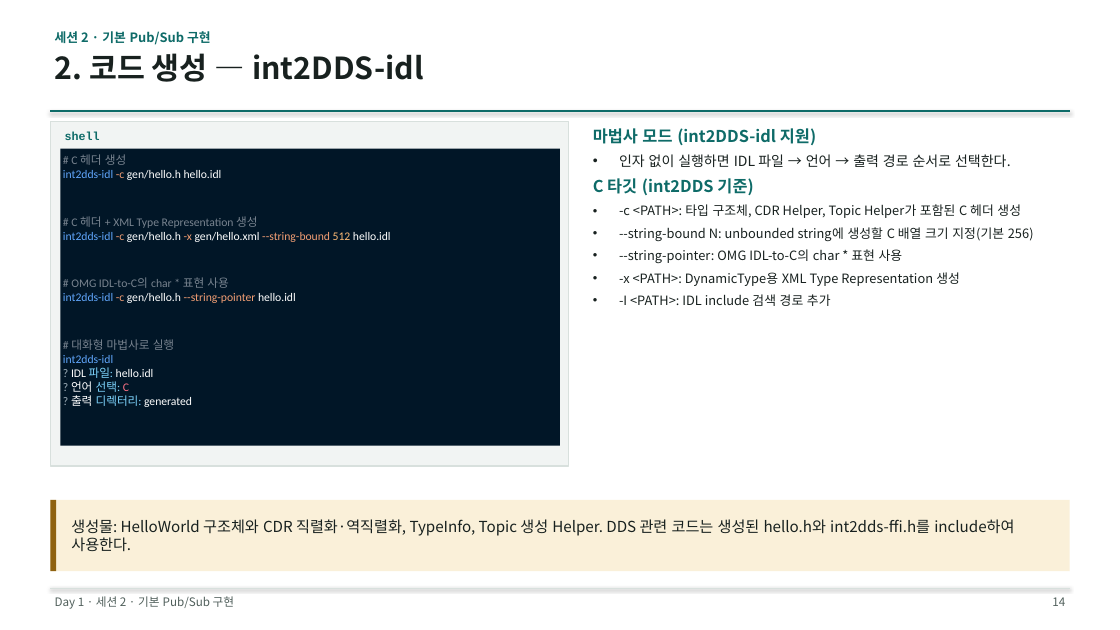
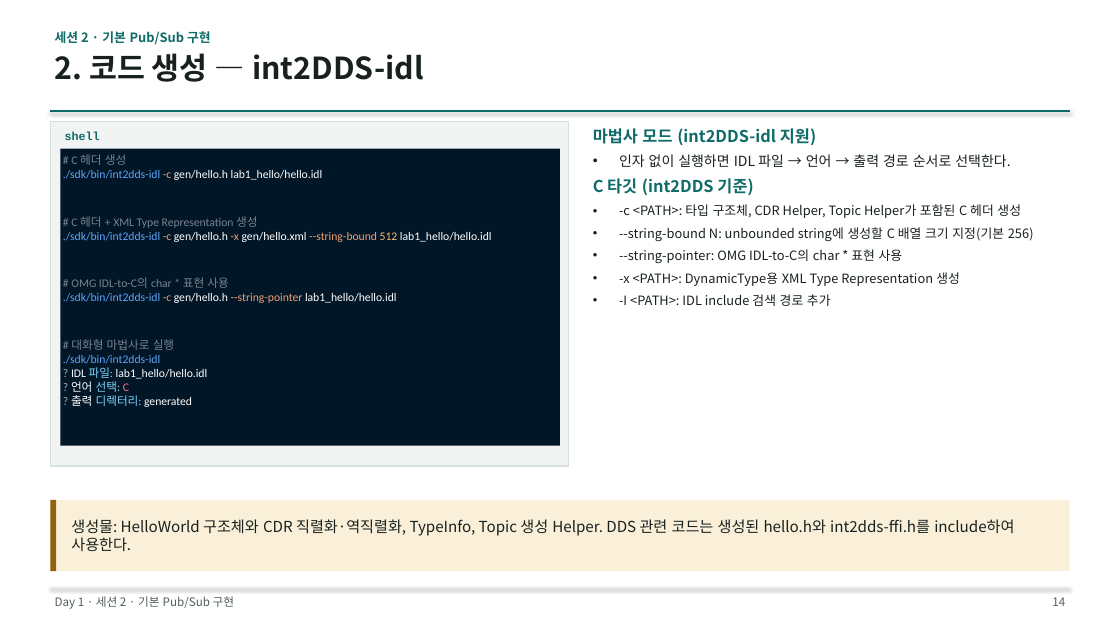
Before and after one commit to IntellectusCorp/int2DDS-lecture, a slide deck: slide 14 of int2dds-lecture.pptx. Drawn at 1120x630 pixels with LibreOffice and Linux fonts; fonts in the diff are those of the drawing. Boxes give left, top, right and bottom in pixels: in the first picture for what was removed or moved away, otherwise in the second. Text is boxed around its words. In the diff, an @@ line names an element or a change of style, - is before the commit and + after.

```diff
--- a/int2dds-lecture.pptx
+++ b/int2dds-lecture.pptx
@@ text in rectangle at bbox=[63, 170, 323, 180]: text changed @@
-int2dds-idl -c gen/hello.h hello.idl
+./sdk/bin/int2dds-idl -c gen/hello.h lab1_hello/hello.idl
@@ text in rectangle at bbox=[63, 232, 492, 242]: text changed @@
-int2dds-idl -c gen/hello.h -x gen/hello.xml --string-bound 512 hello.idl
+./sdk/bin/int2dds-idl -c gen/hello.h -x gen/hello.xml --string-bound 512 lab1_hello/hello.idl
@@ text in rectangle at bbox=[63, 293, 397, 303]: text changed @@
-int2dds-idl -c gen/hello.h --string-pointer hello.idl
+./sdk/bin/int2dds-idl -c gen/hello.h --string-pointer lab1_hello/hello.idl
@@ text in rectangle at bbox=[63, 355, 208, 379]: text changed @@
-int2dds-idl
-? IDL 파일: hello.idl
+./sdk/bin/int2dds-idl
+? IDL 파일: lab1_hello/hello.idl
```
Also in this commit, not shown: 14 other slides changed, 6 slides added, 5 slides removed.
